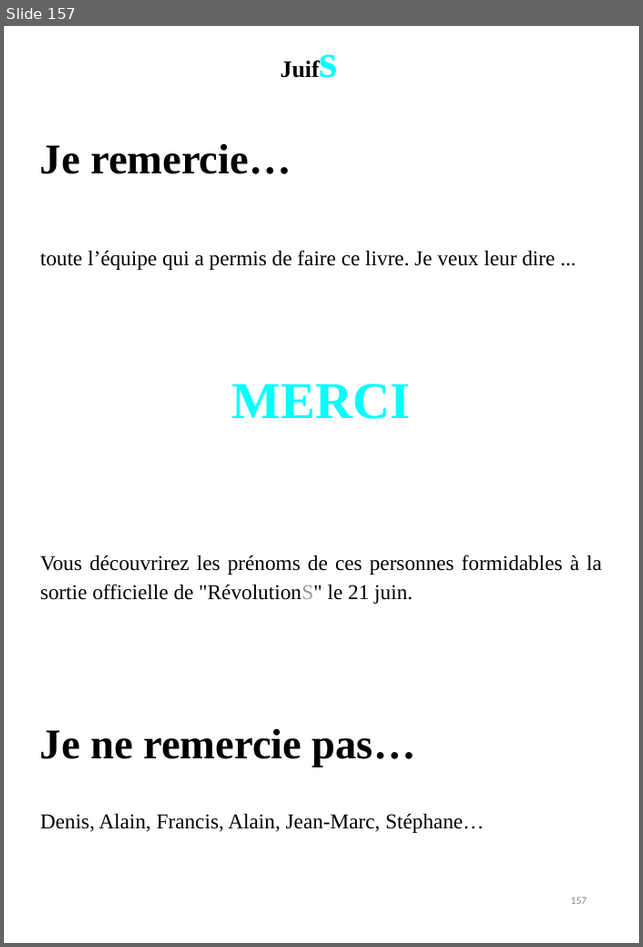
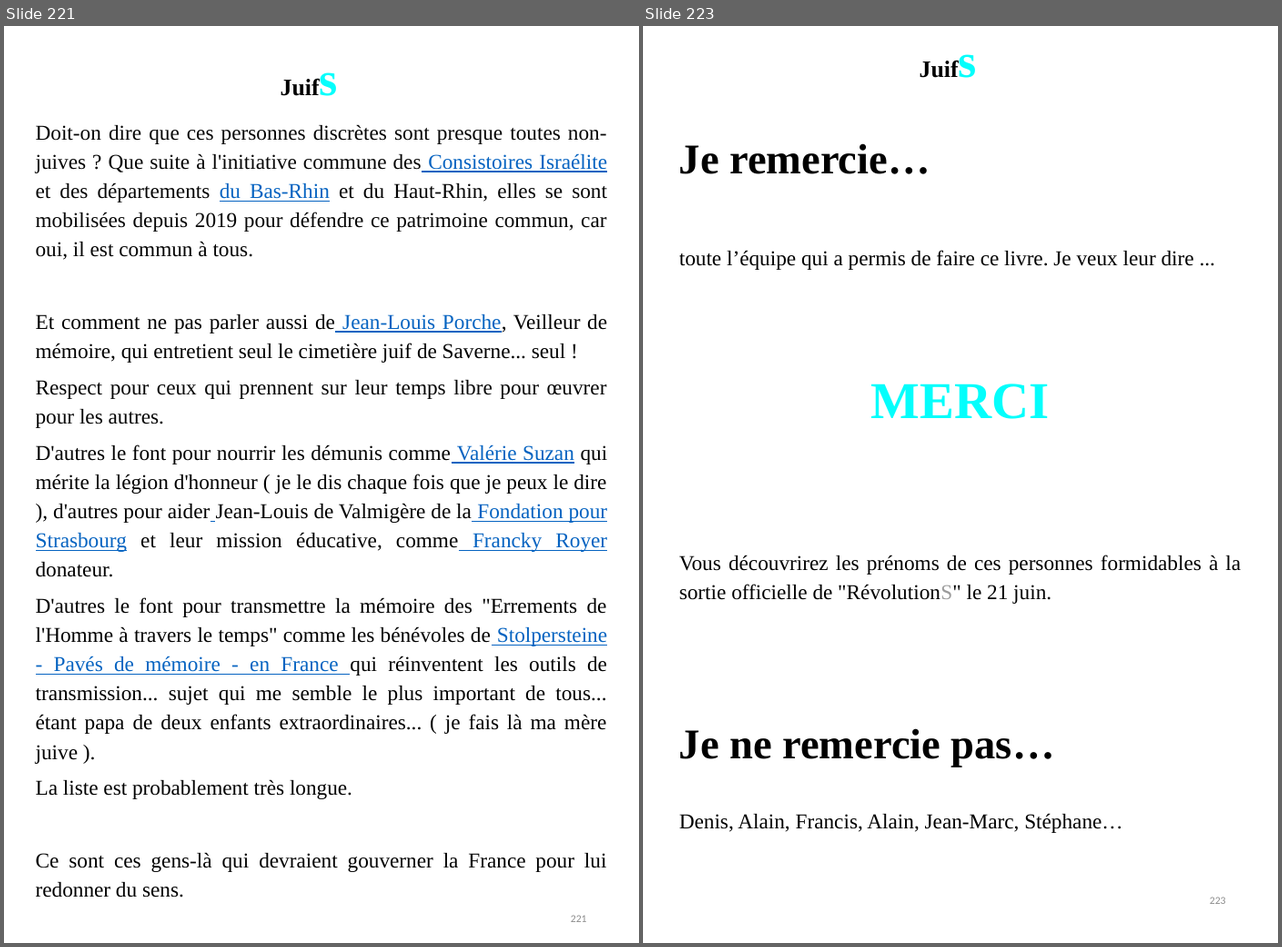
Before and after one commit to BenjaminLOUIS84/e_commerce, a slide deck: e_commerce/public/ppsx/tome2.ppsx. Shown side by side, each under a label of ours: slide 157 before the commit, slides 221 and 223 after it; the slides between them are not shown. The pictures are 643x947 and 1282x947 pixels, drawn with LibreOffice and Linux fonts; fonts in the diff are those of the drawing. Boxes give left, top, right and bottom in pixels: in the first picture for what was removed or moved away, otherwise in the second. Text is boxed around its words. In the diff, an @@ line names an element or a change of style, - is before the commit and + after.

```diff
--- a/e_commerce/public/ppsx/tome2.ppsx
+++ b/e_commerce/public/ppsx/tome2.ppsx
@@ slide 221 added at box(4, 26, 639, 943), background #FFFFFF @@
@@ text added at box(272, 44, 353, 136), 20.1 pt, text #000000, bold @@
+Juifs
@@ text added at box(36, 124, 608, 898), 18 pt, text #000000 @@
+Doit-on dire que ces personnes discrètes sont presque toutes non-juives ? Que suite à l'initiative commune des Consistoires Israélite et des départements du Bas-Rhin et du Haut-Rhin, elles se sont mobilisées depuis 2019 pour défendre ce patrimoine commun, car oui, il est commun à tous.
+Et comment ne pas parler aussi de Jean-Louis Porche, Veilleur de mémoire, qui entretient seul le cimetière juif de Saverne... seul !
+Respect pour ceux qui prennent sur leur temps libre pour œuvrer pour les autres.
+D'autres le font pour nourrir les démunis comme Valérie Suzan qui mérite la légion d'honneur ( je le dis chaque fois que je peux le dire ), d'autres pour aider Jean-Louis de Valmigère de la Fondation pour Strasbourg et leur mission éducative, comme Francky Royer donateur.
+D'autres le font pour transmettre la mémoire des "Errements de l'Homme à travers le temps" comme les bénévoles de Stolpersteine - Pavés de mémoire - en France qui réinventent les outils de transmission... sujet qui me semble le plus important de tous... étant papa de deux enfants extraordinaires... ( je fais là ma mère juive ).
+La liste est probablement très longue.
+Ce sont ces gens-là qui devraient gouverner la France pour lui redonner du sens.
@@ page number added at box(571, 915, 587, 922), 9 pt, text #8C8C8C @@
+221
@@ what was slide 157 is now slide 223 @@
@@ page number at box(1210, 897, 1226, 904): text changed @@
-157
+223
```
Also in this commit, not shown: 7 slides changed, 65 other slides added.
